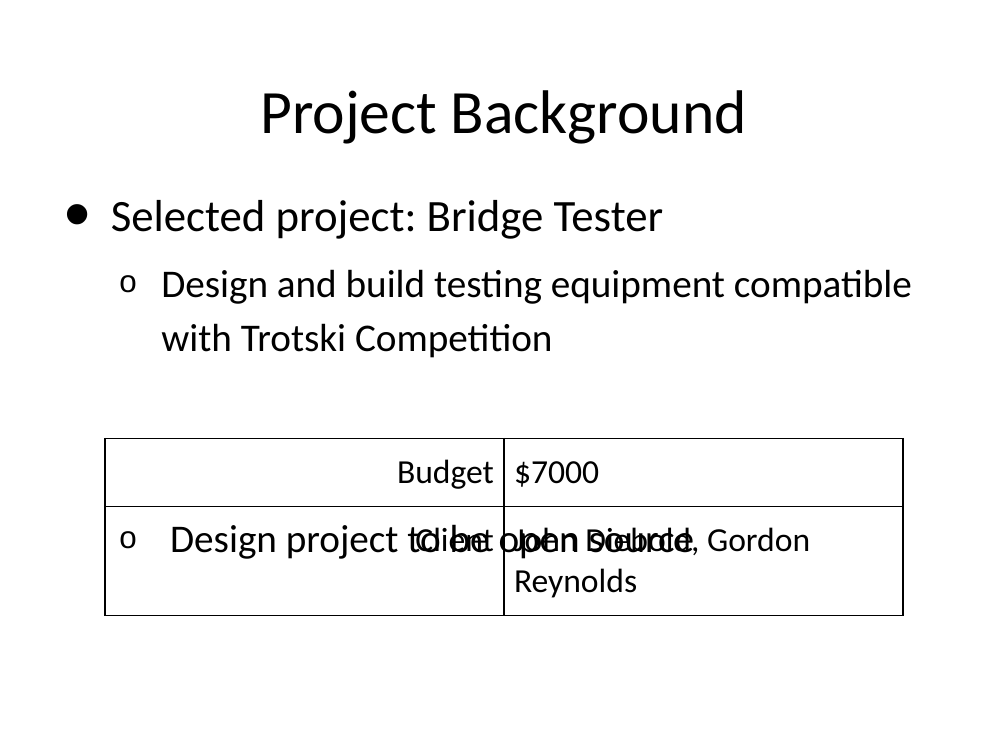
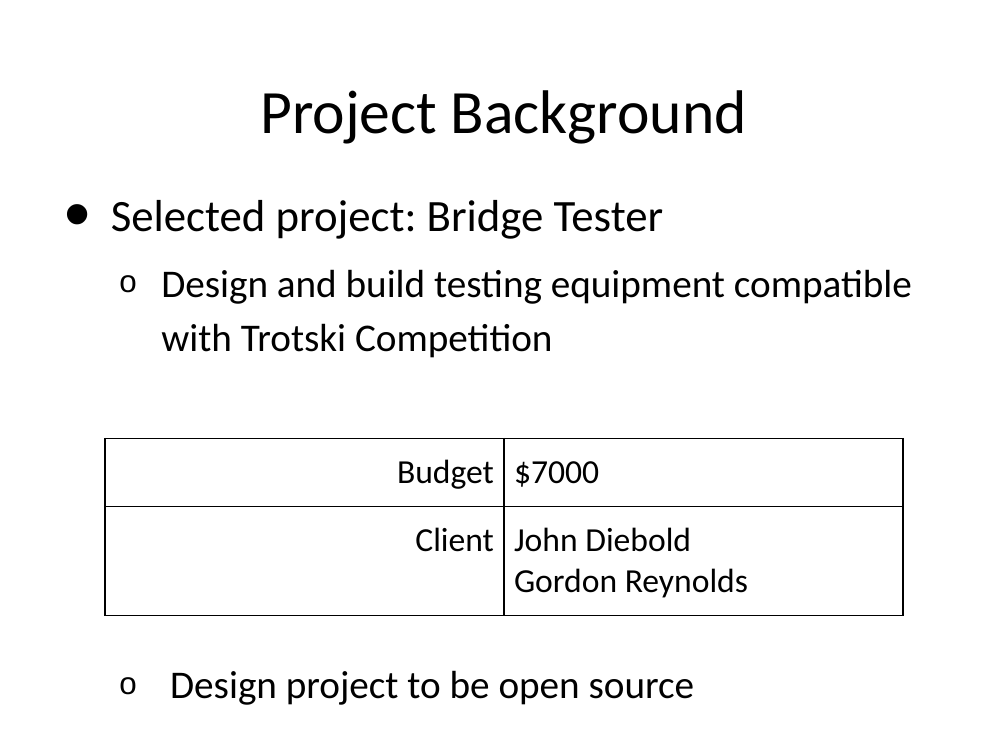
Before and after one commit to TheBengineer/Bridge-Tester, a slide deck: slide 4 of Presentations/December 9, 2013/final presentation.pptx. Drawn at 1008x756 pixels with LibreOffice and Linux fonts; fonts in the diff are those of the drawing. Boxes give left, top, right and bottom in pixels: in the first picture for what was removed or moved away, otherwise in the second. Text is boxed around its words. In the diff, an @@ line names an element or a change of style, - is before the commit and + after.

```diff
--- a/Presentations/December 9, 2013/final presentation.pptx
+++ b/Presentations/December 9, 2013/final presentation.pptx
@@ text "Selected project: Bridge Tester" rewrapped from [111, 200, 912, 562] to [111, 200, 912, 705] @@
@@ table at [105, 438, 903, 613] @@
-row 2, column 2: John Diebold, Gordon Reynolds
+row 2, column 2: John Diebold / Gordon Reynolds
```
Also in this commit, not shown: 2 other slides changed, 3 slides added, 2 slides removed, 1 other file.
